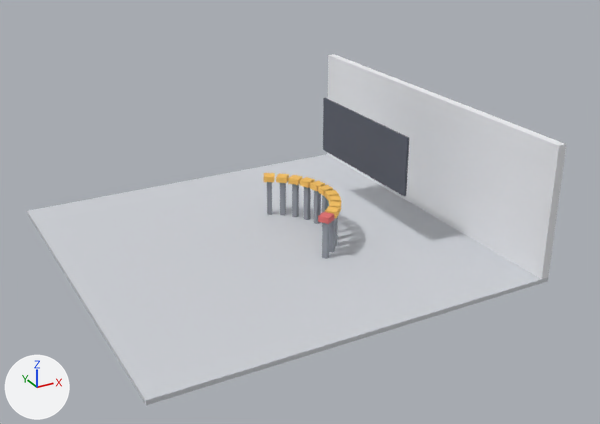
Before and after pictures for a commit that changed the glTF model net-check/world.glb.
Before and after are seen from a 50 mm camera at (-7.77, -15.76, 8.44) aimed at (0.48, -0.77, 0.94). The lights are fixed; the arrows at lower left show +X, +Y and +Z. The first picture is the older version. Where no turn or scale is listed for an object, it has been applied to the vertices. Vertices at exactly the same position are counted once.

Script lines for the objects in view, before the commit:
```python
ob_backwall = bpy.data.objects.new('BackWall', me_backwall)
ob_backwall.location = (4.4, 0.0, 1.5)
ob_board = bpy.data.objects.new('Board', me_board)
ob_board.location = (2.6, 0.0, 1.96)
ob_btnbig = bpy.data.objects.new('BtnBig', me_btnbig)
ob_btnbig.location = (1.57, 0.33, 0.97)
ob_btnbig.rotation_euler = (0.0, 0.0, 0.209)  # degrees (0, 0, 12)
ob_btnecho = bpy.data.objects.new('BtnEcho', me_btnecho)
ob_btnecho.location = (0.8, 1.39, 0.97)
ob_btnecho.rotation_euler = (0.0, 0.0, 1.047)  # degrees (0, 0, 60)
ob_btnname = bpy.data.objects.new('BtnName', me_btnname)
ob_btnname.location = (1.46, 0.65, 0.97)
ob_btnname.rotation_euler = (0.0, 0.0, 0.419)  # degrees (0, 0, 24)
ob_btnscore = bpy.data.objects.new('BtnScore', me_btnscore)
ob_btnscore.location = (1.07, 1.19, 0.97)
ob_btnscore.rotation_euler = (0.0, 0.0, 0.838)  # degrees (0, 0, 48)
ob_btnscores = bpy.data.objects.new('BtnScores', me_btnscores)
ob_btnscores.location = (1.29, 0.94, 0.97)
ob_btnscores.rotation_euler = (0.0, 0.0, 0.628)  # degrees (0, 0, 36)
ob_floor = bpy.data.objects.new('Floor', me_floor)
ob_floor.location = (0.0, 0.0, -0.05)
```
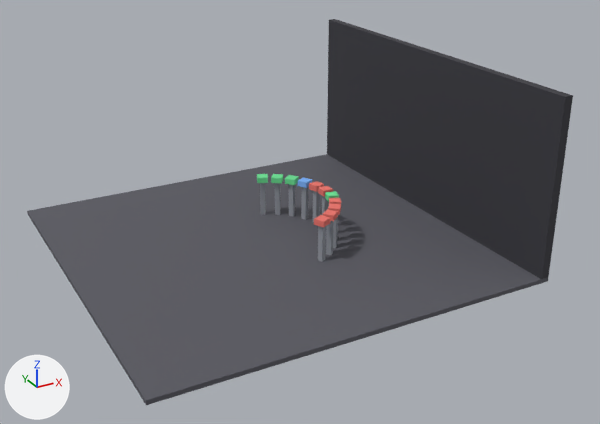
Where the newer file only moved an object's origin or applied its transform, the numbers keep the older frame.

Diff of the bpy script that builds the scene:
```diff
--- a/net-check/world.glb.py
+++ b/net-check/world.glb.py
@@ mat_floor @@
 mat_floor = principled_material('Floor')
-mat_floor.base_color = (0.62, 0.64, 0.68)  # light grey #ced1d7
+mat_floor.base_color = (0.1, 0.1, 0.12)  # dark grey #595961
 mat_floor.roughness = 0.85
@@ mat_wall @@
 mat_wall = principled_material('Wall')
-mat_wall.base_color = (0.86, 0.87, 0.9)  # white #eff0f3
+mat_wall.base_color = (0.04, 0.04, 0.05)  # dark grey #38383f
 mat_wall.roughness = 0.85
@@ me_backwall @@
 # used by ob_backwall; location = (4.4, 0.0, 1.5)
-me_backwall.from_pydata(...)  # 8 vertices, 12 faces; spans x -0.1..0.1, y -4.5..4.5, z -1.5..1.5
+me_backwall.from_pydata(...)  # 8 vertices, 12 faces; spans x -0.1..0.1, y -4.5..4.5, z -1.5..2.5
+# me_backwall part 1: the whole mesh is scaled about its middle by (1, 1, 1.33), then moved by (0.0, 0.0, 0.5)
 me_backwall.materials.append(mat_wall)
@@ ob_btnecho @@
 ob_btnecho = bpy.data.objects.new('BtnEcho', me_btnecho)
-ob_btnecho.location = (0.8, 1.39, 0.97)
+ob_btnecho.location = (0.65, 1.46, 0.95)
 ob_btnecho.rotation_euler = (0.0, 0.0, 1.047)  # degrees (0, 0, 60)
@@ ob_btnscore @@
 ob_btnscore = bpy.data.objects.new('BtnScore', me_btnscore)
-ob_btnscore.location = (1.07, 1.19, 0.97)
+ob_btnscore.location = (0.97, 1.27, 0.95)
 ob_btnscore.rotation_euler = (0.0, 0.0, 0.838)  # degrees (0, 0, 48)
@@ ob_btnscores @@
 ob_btnscores = bpy.data.objects.new('BtnScores', me_btnscores)
-ob_btnscores.location = (1.29, 0.94, 0.97)
+ob_btnscores.location = (1.23, 1.02, 0.95)
 ob_btnscores.rotation_euler = (0.0, 0.0, 0.628)  # degrees (0, 0, 36)
@@ ob_btnname @@
 ob_btnname = bpy.data.objects.new('BtnName', me_btnname)
-ob_btnname.location = (1.46, 0.65, 0.97)
+ob_btnname.location = (1.43, 0.71, 0.95)
 ob_btnname.rotation_euler = (0.0, 0.0, 0.419)  # degrees (0, 0, 24)
@@ ob_btnbig @@
 ob_btnbig = bpy.data.objects.new('BtnBig', me_btnbig)
-ob_btnbig.location = (1.57, 0.33, 0.97)
+ob_btnbig.location = (1.56, 0.37, 0.95)
 ob_btnbig.rotation_euler = (0.0, 0.0, 0.209)  # degrees (0, 0, 12)
@@ ob_btnredira @@
 ob_btnredira = bpy.data.objects.new('BtnRedirA', me_btnredira)
-ob_btnredira.location = (1.57, -0.33, 0.97)
+ob_btnredira.location = (1.56, -0.37, 0.95)
 ob_btnredira.rotation_euler = (0.0, 0.0, -0.209)  # degrees (0, 0, -12)
@@ ob_btnredirb @@
 ob_btnredirb = bpy.data.objects.new('BtnRedirB', me_btnredirb)
-ob_btnredirb.location = (1.46, -0.65, 0.97)
+ob_btnredirb.location = (1.43, -0.71, 0.95)
 ob_btnredirb.rotation_euler = (0.0, 0.0, -0.419)  # degrees (0, 0, -24)
@@ ob_btnserverb @@
 ob_btnserverb = bpy.data.objects.new('BtnServerB', me_btnserverb)
-ob_btnserverb.location = (0.8, -1.39, 0.97)
+ob_btnserverb.location = (0.65, -1.46, 0.95)
 ob_btnserverb.rotation_euler = (0.0, 0.0, -1.047)  # degrees (0, 0, -60)
@@ ob_board @@
-ob_board = bpy.data.objects.new('Board', me_board)
-ob_board.location = (2.6, 0.0, 1.96)
```

Location of each change, [x1, y1, x2, y2] in pixels of the pictures (600 x 424 px):
'Floor', recoloured (light grey to dark grey): [27, 154, 548, 405] in both
'BackWall', recoloured, rescaled (white to dark grey, 15% taller): before [327, 54, 566, 279]; after [327, 19, 573, 279]
'Board', deleted: before [323, 98, 409, 196]
'BtnServerB', moved: before [318, 212, 334, 224]; after [314, 215, 330, 228]
'BtnEcho', moved: before [264, 173, 275, 182]; after [257, 174, 268, 183]
'BtnScore', moved: before [276, 173, 289, 183]; after [271, 174, 283, 183]
'BtnScores', moved: before [288, 175, 303, 185]; after [285, 175, 299, 185]
'BtnName', moved: before [300, 177, 315, 188]; after [298, 177, 312, 188]
'BtnBig', moved: before [310, 181, 325, 191]; after [309, 181, 324, 192]
'BtnRedirA', moved: before [325, 190, 339, 201]; after [325, 191, 339, 202]
'BtnRedirB', moved: before [329, 196, 341, 203]; after [329, 198, 341, 204]
